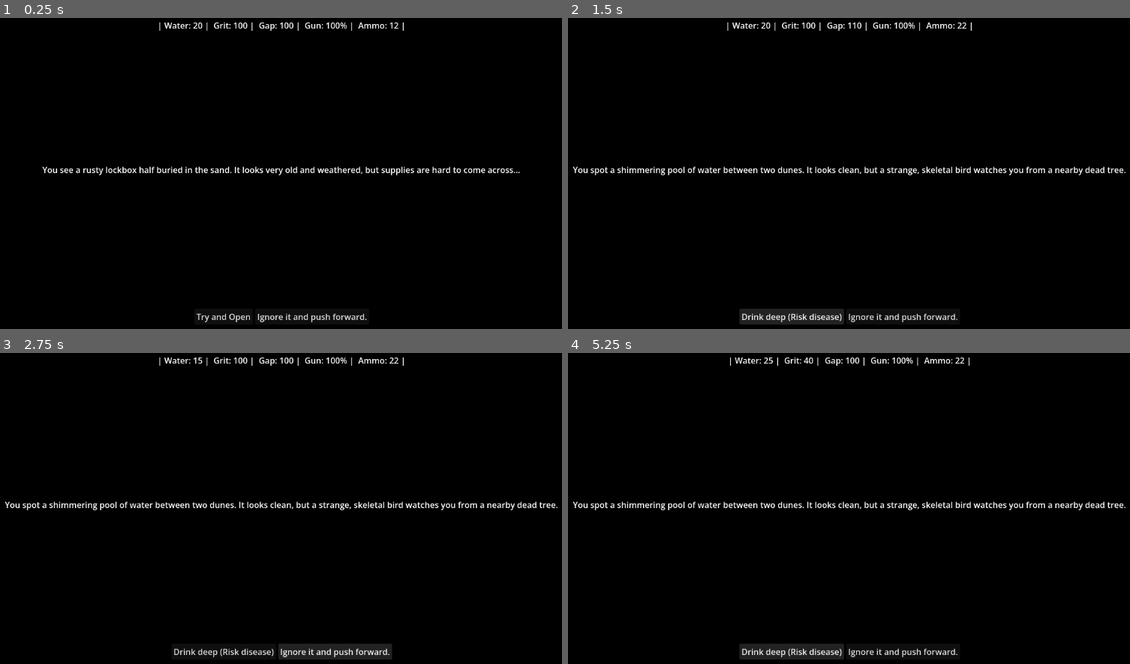
Above: before the commit, frames 1-4 (two rows, left to right).
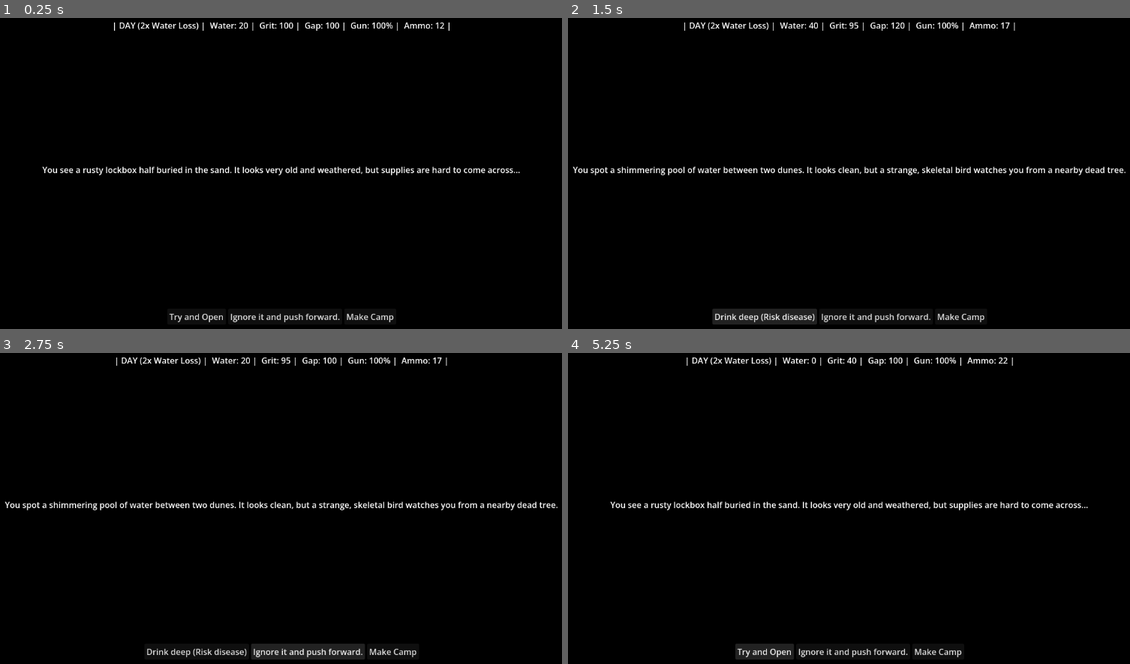
Above: after the commit, the same moments.

Repository: JoelSpicer/Across-The-Desert
Game: Godot game, scene res://Scene/MainGame.tscn
Two runs of this game, one before a commit and one after it. Both use one fixed random seed, a clock stepped at 60 frames per second and the inputs below.
Inputs (mouse positions are in pixels of both pictures, inside the frame that each line leads up to):
- Up to frame 1 (0.25 s): no input
- Up to frame 2 (1.5 s): click "Try and Open" at 0.5 s; click "Try and Open" (after the commit: "Drink deep (Risk disease)") at 1.25 s
- Up to frame 3 (2.75 s): click "Ignore it and push forward." at 2 s
- Up to frame 4 (5.25 s): click (961, 651) at 2.75 s, where only the run after the commit has a clickable "Make Camp"; click "Drink deep (Risk disease)" at 3.5 s; click "Drink deep (Risk disease)" (after the commit: "Try and Open") at 4.25 s; click "Move faster" at 5 s

The runs differ from the first frame. In frame 1, 1.2% of the frame differs, in the area x 20-80%, y 1-98%; in frame 2, 1.5%; in frame 3, 1.4%; in frame 4, 2.7%, in the area x 0-100%, y 1-99%.

Commit message:
day/night

Diff:
--- a/Scene/MainGame.tscn
+++ b/Scene/MainGame.tscn
@@ -43,6 +43,9 @@
 [node name="TopHUD" type="HBoxContainer" parent="MarginContainer/VBoxContainer" unique_id=1628873461]
 layout_mode = 2
 alignment = 1
+
+[node name="TimeLabel" type="Label" parent="MarginContainer/VBoxContainer/TopHUD" unique_id=1618261645]
+layout_mode = 2
 
 [node name="WaterLabel" type="Label" parent="MarginContainer/VBoxContainer/TopHUD" unique_id=663611761]
 layout_mode = 2
@@ -94,6 +97,10 @@
 layout_mode = 2
 text = "choice 2"
 
+[node name="MakeCampButton" type="Button" parent="MarginContainer/VBoxContainer/ActionButtons" unique_id=180408919]
+layout_mode = 2
+text = "Make Camp"
+
 [node name="EventManager" type="Node" parent="." unique_id=1248262272]
 script = ExtResource("2_cp47j")
 event_pool = Array[ExtResource("3_noc35")]([ExtResource("4_tsug7"), ExtResource("5_kwaul"), ExtResource("6_cr6pf")])
--- a/Scripts/EventManager.gd
+++ b/Scripts/EventManager.gd
@@ -21,23 +21,68 @@
 	main_game_ui.load_event(current_event)
 
 func process_choice(choice_num: int):
-	# Apply all costs directly using GameState's modifier functions
+	# Initialize variables to hold the stats before we modify them
+	var water_cost = 0
+	var gap_penalty = 0
+	var grit_cost = 0
+	var ammo_cost = 0
+	var gun_cost = 0
+
+	# 1. Grab the base costs from the resource
 	if choice_num == 1:
-		GameState.modify_water(current_event.choice_1_water_cost)
-		GameState.modify_grit(current_event.choice_1_grit_cost)
-		GameState.modify_ammo(current_event.choice_1_ammo_cost)
-		GameState.modify_gun_condition(current_event.choice_1_gun_condition_cost)
-		GameState.modify_gap(current_event.choice_1_gap_penalty)
+		water_cost = current_event.choice_1_water_cost
+		gap_penalty = current_event.choice_1_gap_penalty
+		grit_cost = current_event.choice_1_grit_cost
+		ammo_cost = current_event.choice_1_ammo_cost
+		gun_cost = current_event.choice_1_gun_condition_cost
 	elif choice_num == 2:
-		GameState.modify_water(current_event.choice_2_water_cost)
-		GameState.modify_grit(current_event.choice_2_grit_cost)
-		GameState.modify_ammo(current_event.choice_2_ammo_cost)
-		GameState.modify_gun_condition(current_event.choice_2_gun_condition_cost)
-		GameState.modify_gap(current_event.choice_2_gap_penalty)
+		water_cost = current_event.choice_2_water_cost
+		gap_penalty = current_event.choice_2_gap_penalty
+		grit_cost = current_event.choice_2_grit_cost
+		ammo_cost = current_event.choice_2_ammo_cost
+		gun_cost = current_event.choice_2_gun_condition_cost
 
-	# Check for death before continuing
-	if GameState.current_grit <= 0 or GameState.gap_distance >= 200:
-		return # Game Over handled by GameState
+	# 2. Apply Day/Night Modifiers
+	if GameState.is_day:
+		# If the water cost is a penalty (negative), double the loss.
+		# If it is positive (finding water), leave it alone.
+		if water_cost < 0:
+			water_cost *= 2
+	else:
+		# Night time: Negate water loss entirely, but allow water gain
+		if water_cost < 0:
+			water_cost = 0
 
-	# Trigger the next event (simulating travel)
+		# The dark plays tricks on the mind: Double any Grit damage taken
+		if grit_cost < 0:
+			grit_cost *= 2
+
+		# Close the gap slightly faster at night
+		gap_penalty -= 5
+
+	# 3. Apply the final modified values to GameState
+	GameState.modify_water(water_cost)
+	GameState.modify_grit(grit_cost)
+	GameState.modify_ammo(ammo_cost)
+	GameState.modify_gun_condition(gun_cost)
+	GameState.modify_gap(gap_penalty)
+
+	# 4. Check for death before continuing
+	if GameState.is_dead:
+		return
+
+	# 5. Advance the clock and load the next event
+	GameState.advance_time()
 	trigger_random_event()
+
+	# 3. Apply the final modified values to GameState
+	GameState.modify_water(water_cost)
+	GameState.modify_gap(gap_penalty)
+
+	# 4. Check for death before continuing
+	if GameState.is_dead:
+		return
+
+	# 5. Advance the clock and load the next event
+	GameState.advance_time()
+	trigger_random_event()
--- a/Scripts/GameState.gd
+++ b/Scripts/GameState.gd
@@ -13,6 +13,7 @@
 var loop_count: int = 0
 var has_horn_of_eld: bool = false
 var current_afflictions: Array[String] = []
+var is_day: bool = true
 
 var death_reason: String = "" # Stores the specific failure message
 var is_dead: bool = false
@@ -22,7 +23,19 @@
 
 func modify_water(amount: int):
 	water += amount
-	if water < 0: water = 0
+
+	# If water drops below 0, the player is dehydrated
+	if water < 0:
+		# Calculate exactly how much water they were missing
+		var deficit = abs(water)
+		water = 0 # Clamp it safely back to 0
+
+		# Define the punishment: How much Grit does 1 missing Water cost?
+		var dehydration_damage = deficit * 5
+
+		# Apply the damage using your existing grit function
+		modify_grit(-dehydration_damage)
+
 	stats_changed.emit()
 	_check_death_states()
 
@@ -76,3 +89,8 @@
 	current_afflictions.clear()
 
 	stats_changed.emit()
+
+func advance_time():
+	# Flip the boolean (if true, becomes false; if false, becomes true)
+	is_day = !is_day
+	stats_changed.emit()
--- a/Scripts/Maingame.gd
+++ b/Scripts/Maingame.gd
@@ -8,6 +8,8 @@
 @onready var label_gap = $MarginContainer/VBoxContainer/TopHUD/GapLabel
 @onready var label_gun = $MarginContainer/VBoxContainer/TopHUD/GunConditionLabel
 @onready var label_ammo = $MarginContainer/VBoxContainer/TopHUD/AmmoLabel
+@onready var btn_make_camp = $MarginContainer/VBoxContainer/ActionButtons/MakeCampButton
+@onready var label_time = $MarginContainer/VBoxContainer/TopHUD/TimeLabel
 
 @onready var event_manager = $EventManager # Reference the new node
 
@@ -18,12 +20,22 @@
 
 	btn_choice_1.pressed.connect(_on_choice_1_pressed)
 	btn_choice_2.pressed.connect(_on_choice_2_pressed)
+	btn_make_camp.pressed.connect(_on_make_camp_pressed)
 
 	if event_manager:
 		event_manager.trigger_random_event()
 
 func update_hud():
-	label_water.text =  " | " + "Water: " + str(GameState.water) + " | "
+	# Determine if it is Day or Night
+	var time_string = "DAY (2x Water Loss)"
+	if not GameState.is_day:
+		time_string = "NIGHT (2x Grit Loss)"
+
+	# Apply it to the new label
+	label_time.text = " | " + time_string + " | "
+
+	# Keep your existing label updates
+	label_water.text = "Water: " + str(GameState.water) + " | "
 	label_grit.text = "Grit: " + str(GameState.current_grit) + " | "
 	label_gap.text = "Gap: " + str(GameState.gap_distance) + " | "
 	label_gun.text = "Gun: " + str(GameState.gun_condition) + "%" + " | "
@@ -47,3 +59,8 @@
 	# Pause the game slightly before cutting to black for dramatic effect
 	await get_tree().create_timer(1.0).timeout
 	get_tree().change_scene_to_file("res://Scene/GameOver.tscn")
+
+func _on_make_camp_pressed():
+	# For now, just print to the console so we know it works.
+	# Later, this will load the CampPhase.tscn overlay!
+	print("Opening Camp Phase...")
